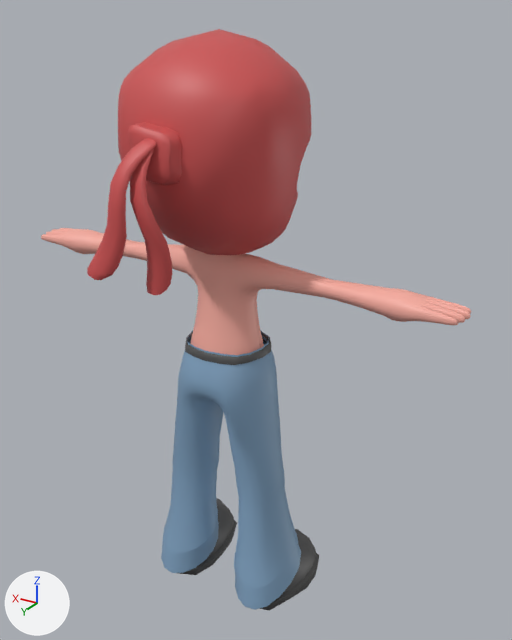
A saved change to the FBX model Capstone/Assets/3D Assets/Mob/Ninja/crowbarninja/crowbarninja.fbx.
Before and after are seen from a 50 mm lens placed at (-0.0322, 0.048, 0.0524), pointed at (-0.0029, -0.001, 0.0279). The lights are fixed; the arrows at lower left show +X, +Y and +Z. Where no turn or scale is listed for an object, it has been applied to the vertices.

The first picture shows 'BELT', 'body', 'pCube3', 'pCube6', 'pCube7', 'pants', 'polySurface3', 'shoe'.
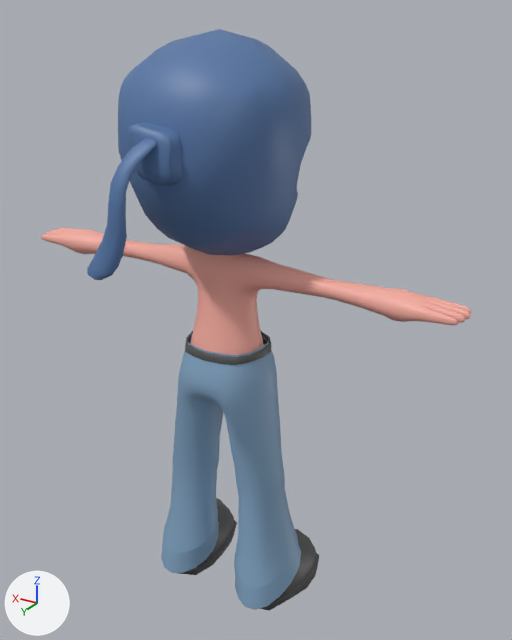
What changed in the scene script:
```text
Change mat_lambert4:
    mat_lambert4.base_color: (0.619, 0.085, 0.085) -> (0.0908, 0.182, 0.383)  # red #ce5252 -> blue #5576a6
Remove ob_pcube6:
    ob_pcube6 = bpy.data.objects.new('pCube6', me_mesh_006)
    ob_pcube6.location = (-0.0004, 0.0096, 0.0396)
```

Where the change shows, as pixel boxes (x1, y1, x2, y2) in the pictures (512 x 640 px):
'polySurface3', recoloured
    both: (118, 29, 311, 255)
'pCube7', recoloured
    both: (87, 138, 156, 280)
'pCube6', deleted (red)
    before: (130, 148, 172, 295)
'pCube3', recoloured (red to blue)
    both: (127, 122, 182, 186)
